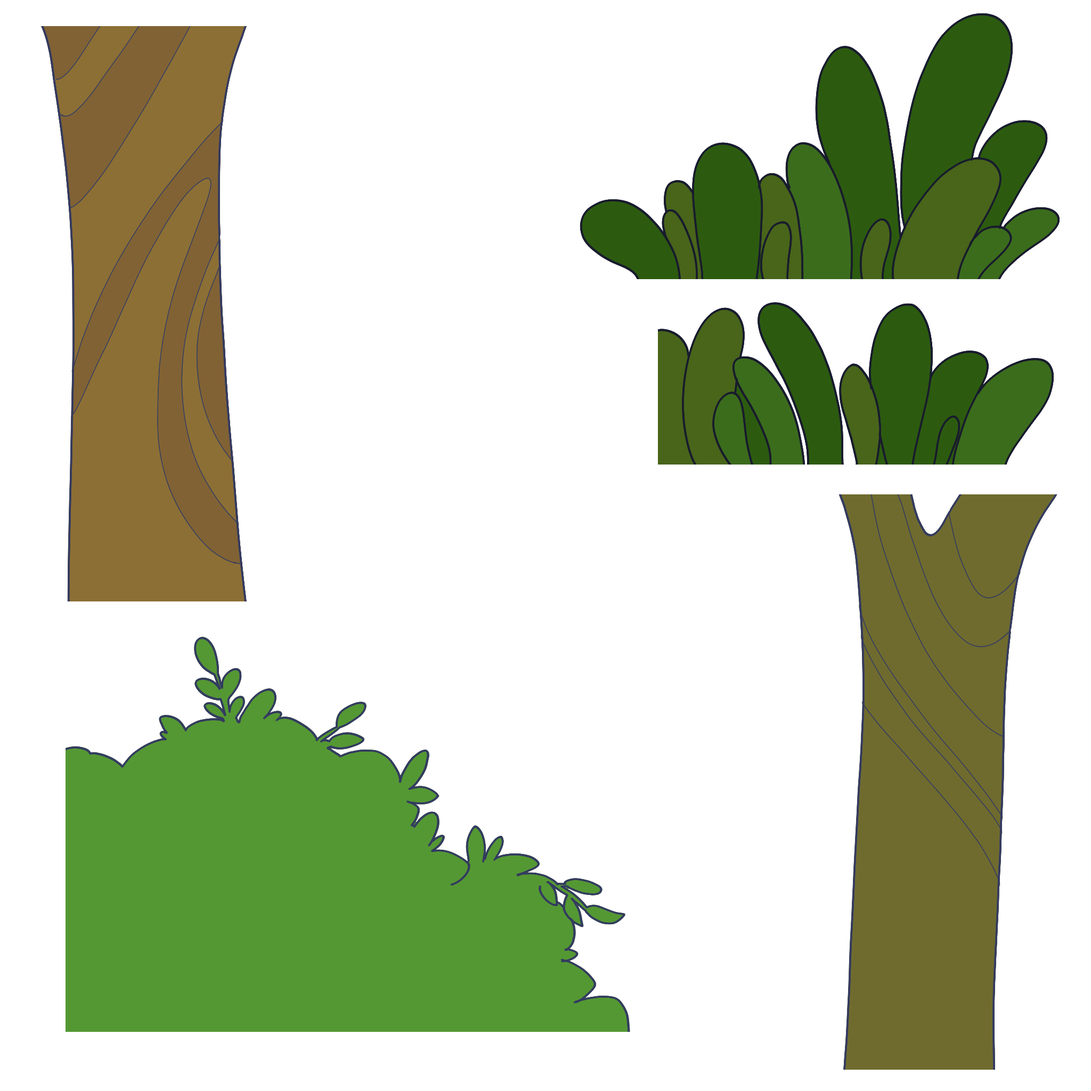
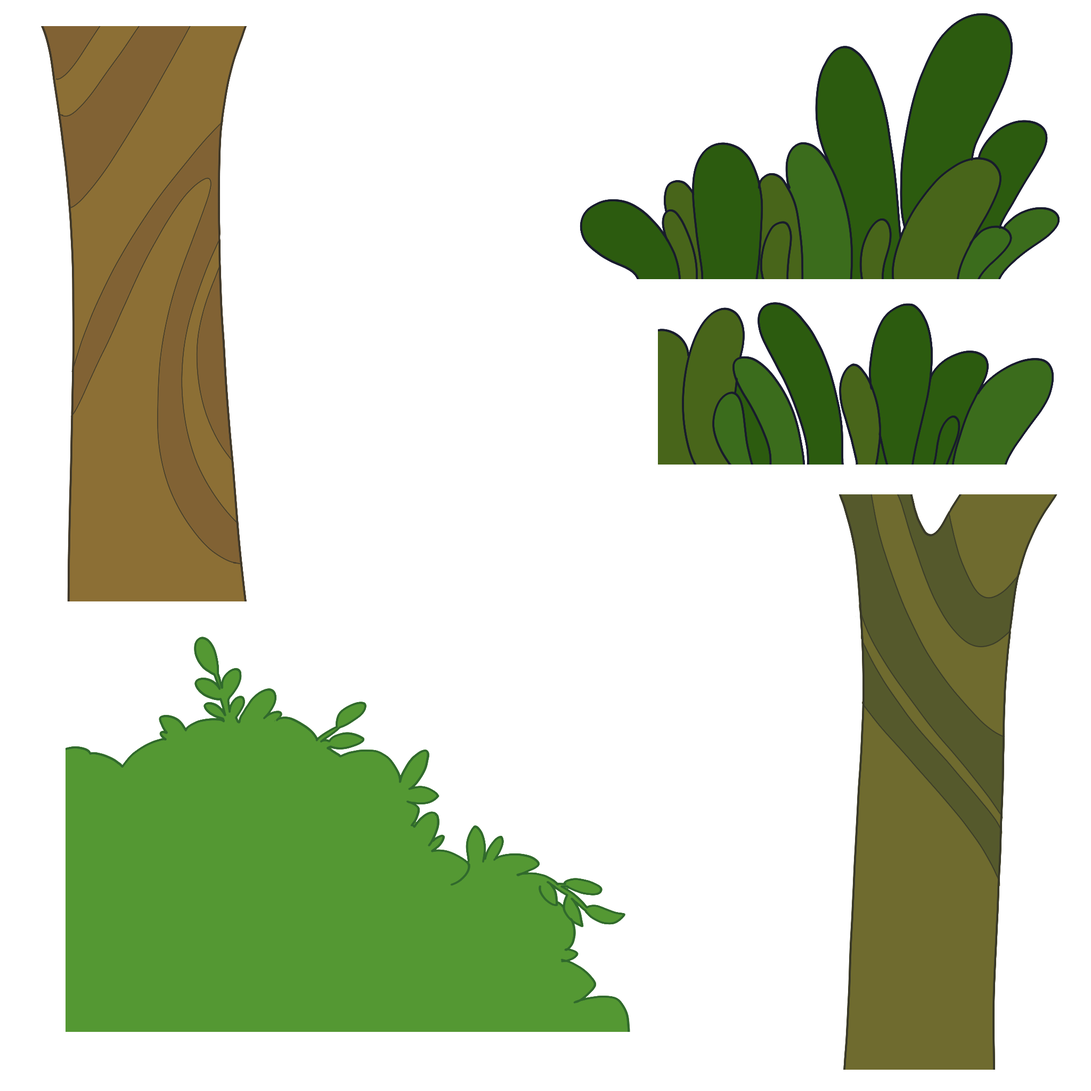
Layers edited between the first and the second 1091×1091 image:
renamed "Layer 5" to "Layer 11", moved it above "Layer 3 copy", painted on it over <box>41,26,247,602</box>
renamed "Layer 9" to "Layer 15", painted on it over <box>839,494,1058,1071</box>
renamed "Layer 7" to "Layer 13", painted on it over <box>65,636,631,1033</box>
